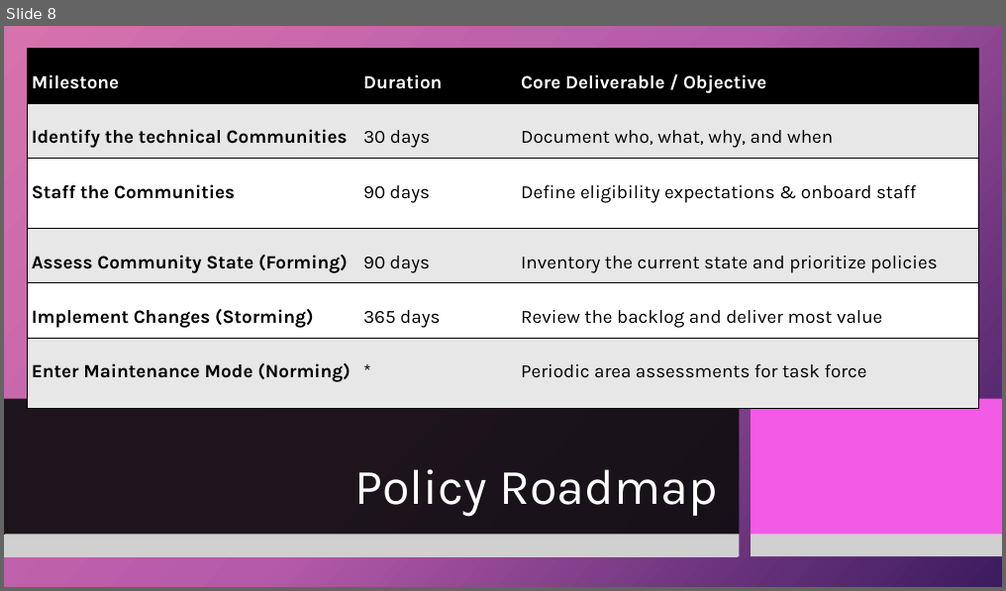
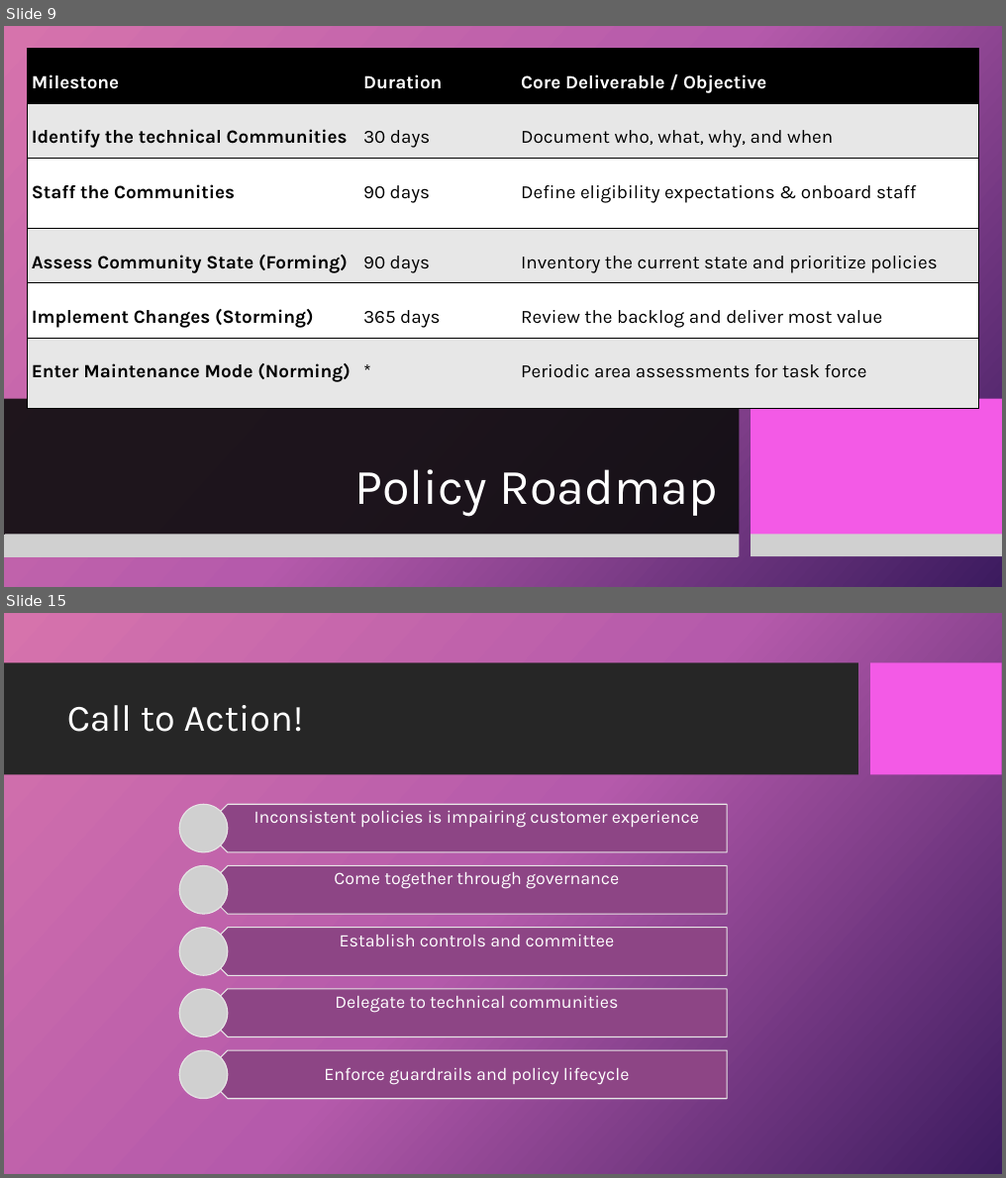
Before and after one commit to dr-natetorious/TIM-8190-Computer_Policy_Strategy, a slide deck: Section3_Implementation/Week8_Present/BachmeierNTIM8190-8.pptx. Shown one above the other, each under a label of ours: slide 8 before the commit, slides 9 and 15 after it; the slides between them are not shown. The pictures are 1006x591 and 1006x1178 pixels, drawn with LibreOffice and Linux fonts; fonts in the diff are those of the drawing; grey boxes stand for pictures; background and template pictures are left out. Boxes give left, top, right and bottom in pixels: in the first picture for what was removed or moved away, otherwise in the second. Text is boxed around its words. In the diff, an @@ line names an element or a change of style, - is before the commit and + after.

```diff
--- a/Section3_Implementation/Week8_Present/BachmeierNTIM8190-8.pptx
+++ b/Section3_Implementation/Week8_Present/BachmeierNTIM8190-8.pptx
@@ slide 15 added at (x1=4, y1=613, x2=1002, y2=1174), background picture (left out); not listed: 2 template elements that a slide beside it also shows @@
@@ title added at (x1=67, y1=705, x2=304, y2=732), 36 pt, text #FFFFFF @@
+Call to Action!
@@ group added at (x1=179, y1=805, x2=727, y2=1099): 5 pentagon arrows, 5 texts, 5 pictures @@
+Inconsistent policies is impairing customer experience
+Come together through governance
+Establish controls and committee
+Delegate to technical communities
+Enforce guardrails and policy lifecycle
@@ what was slide 8 is now slide 9 @@
```
Also in this commit, not shown: 1 slide changed, 7 other slides added, 4 slides removed.
